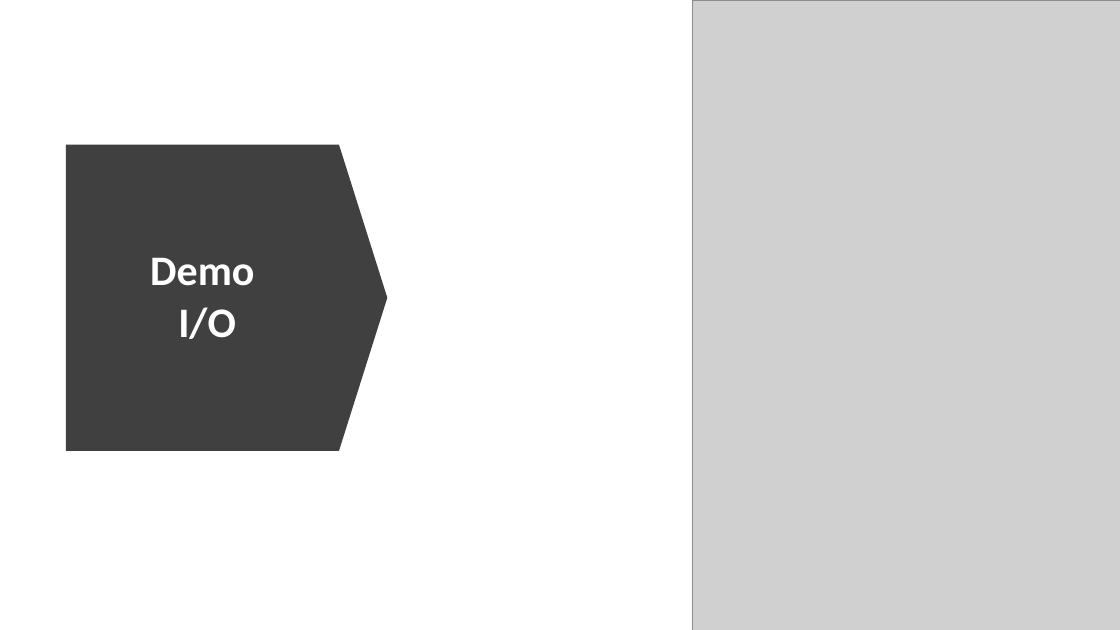
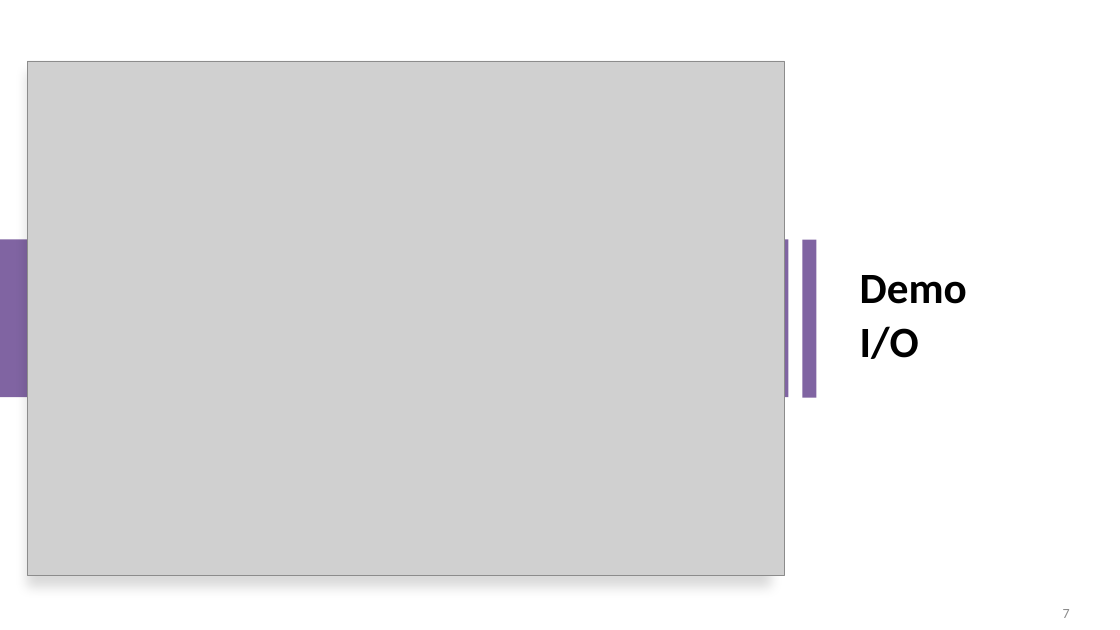
Before and after one commit to UniqueSwagger/FlakeHound-, a slide deck: slide 7 of FlakeHound_Presentation_Final.pptx. Drawn at 1120x630 pixels with LibreOffice and Linux fonts; fonts in the diff are those of the drawing; grey boxes stand for pictures. Boxes give left, top, right and bottom in pixels: in the first picture for what was removed or moved away, otherwise in the second. Text is boxed around its words. In the diff, an @@ line names an element or a change of style, - is before the commit and + after.

```diff
--- a/FlakeHound_Presentation_Final.pptx
+++ b/FlakeHound_Presentation_Final.pptx
@@ picture removed at (x1=693, y1=0, x2=1120, y2=630) @@
@@ rectangle added at (x1=28, y1=61, x2=770, y2=576), fill #FFFFFF @@
@@ picture added at (x1=28, y1=61, x2=785, y2=576) @@
@@ down arrow removed at (x1=66, y1=145, x2=388, y2=451) @@
@@ text "Demo" moved from (x1=150, y1=257, x2=254, y2=339) to (x1=860, y1=275, x2=967, y2=359) @@
@@ text "Demo" at (x1=860, y1=275, x2=967, y2=359): size 36 to 37 pt, text colour #FFFFFF to #000000; alignment centre to left @@
@@ rectangle added at (x1=0, y1=240, x2=789, y2=398), fill #8064A2 @@
@@ rectangle added at (x1=802, y1=240, x2=816, y2=398), fill #8064A2 @@
@@ page number added at (x1=1063, y1=609, x2=1070, y2=618), 12 pt, text #8C8C8C @@
+7
```
Also in this commit, not shown: 2 other slides changed, 2 slides added, 3 other files.
